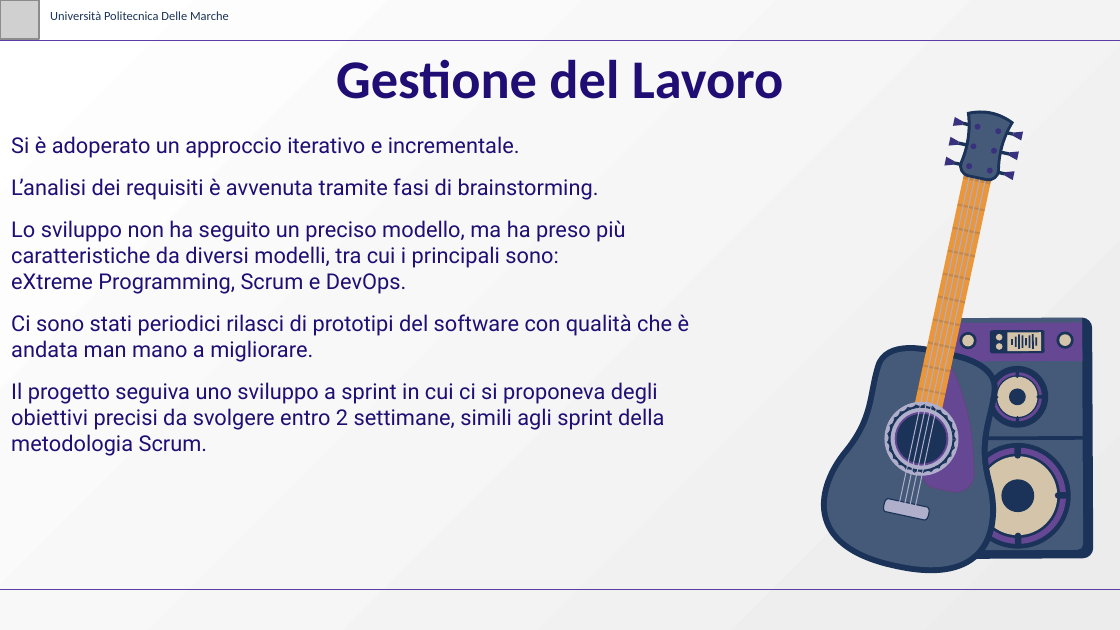
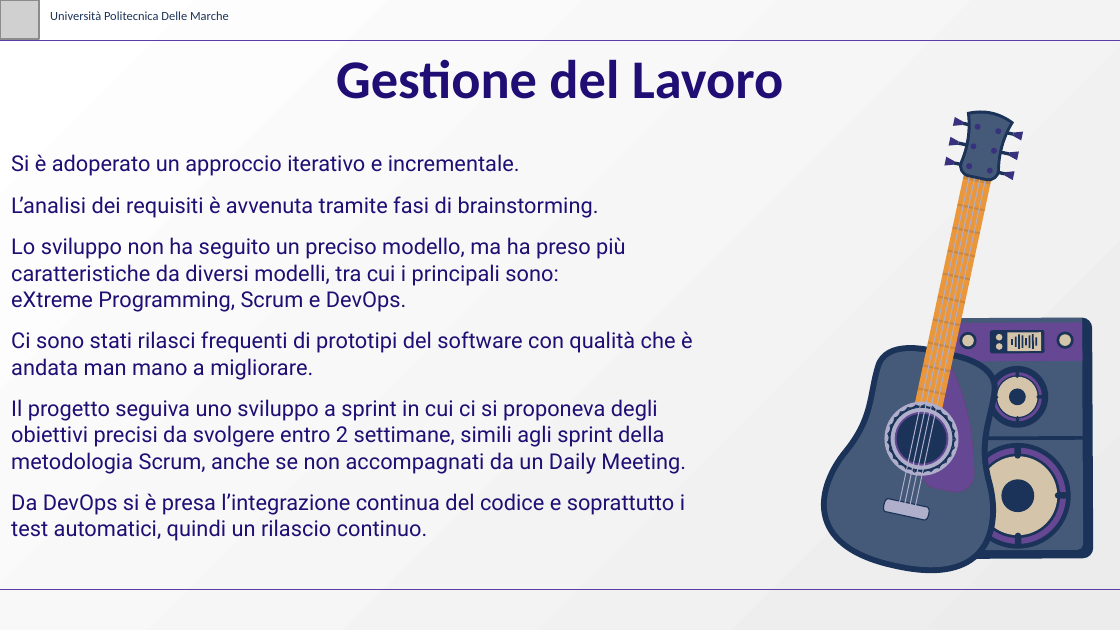
Before and after one commit to sprinja/Progetto_Shop_Strumenti_Musicali, a slide deck: slide 3 of presentazione progetto.pptx. Drawn at 1120x630 pixels with LibreOffice and Linux fonts; fonts in the diff are those of the drawing; grey boxes stand for pictures. Boxes give left, top, right and bottom in pixels: in the first picture for what was removed or moved away, otherwise in the second. Text is boxed around its words. In the diff, an @@ line names an element or a change of style, - is before the commit and + after.

```diff
--- a/presentazione progetto.pptx
+++ b/presentazione progetto.pptx
@@ text "Si è adoperato un approccio ...": place and size @@
-text "Si è adoperato un approccio ..." at <box>11,136,690,456</box>
+text "Si è adoperato un approccio ..." at <box>11,154,693,541</box>
@@ text at <box>11,331,693,541</box>: text changed @@
-Ci sono stati periodici rilasci di prototipi del software con qualità che è andata man mano a migliorare.
-Il progetto seguiva uno sviluppo a sprint in cui ci si proponeva degli obiettivi precisi da svolgere entro 2 settimane, simili agli sprint della metodologia Scrum.
+Ci sono stati rilasci frequenti di prototipi del software con qualità che è andata man mano a migliorare.
+Il progetto seguiva uno sviluppo a sprint in cui ci si proponeva degli obiettivi precisi da svolgere entro 2 settimane, simili agli sprint della metodologia Scrum, anche se non accompagnati da un Daily Meeting.
+Da DevOps si è presa l’integrazione continua del codice e soprattutto i test automatici, quindi un rilascio continuo.
```
Also in this commit, not shown: 1 other file.
